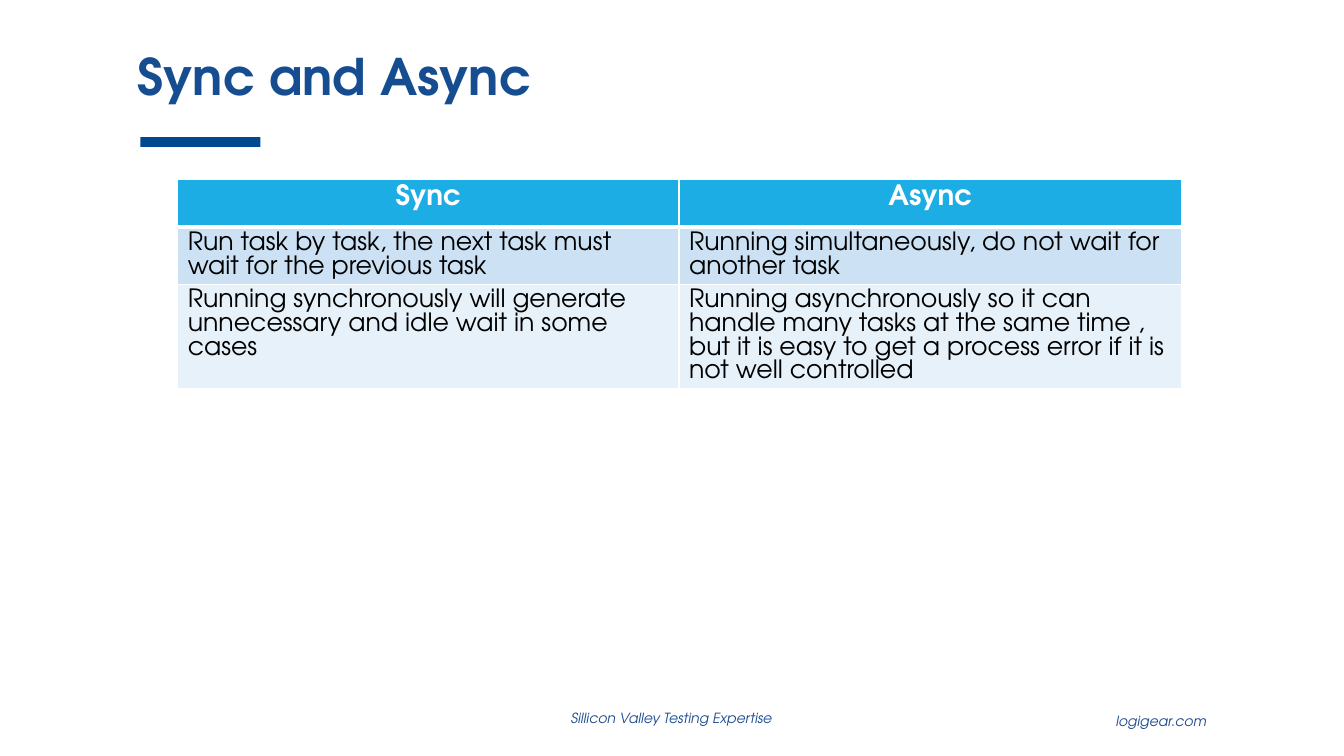
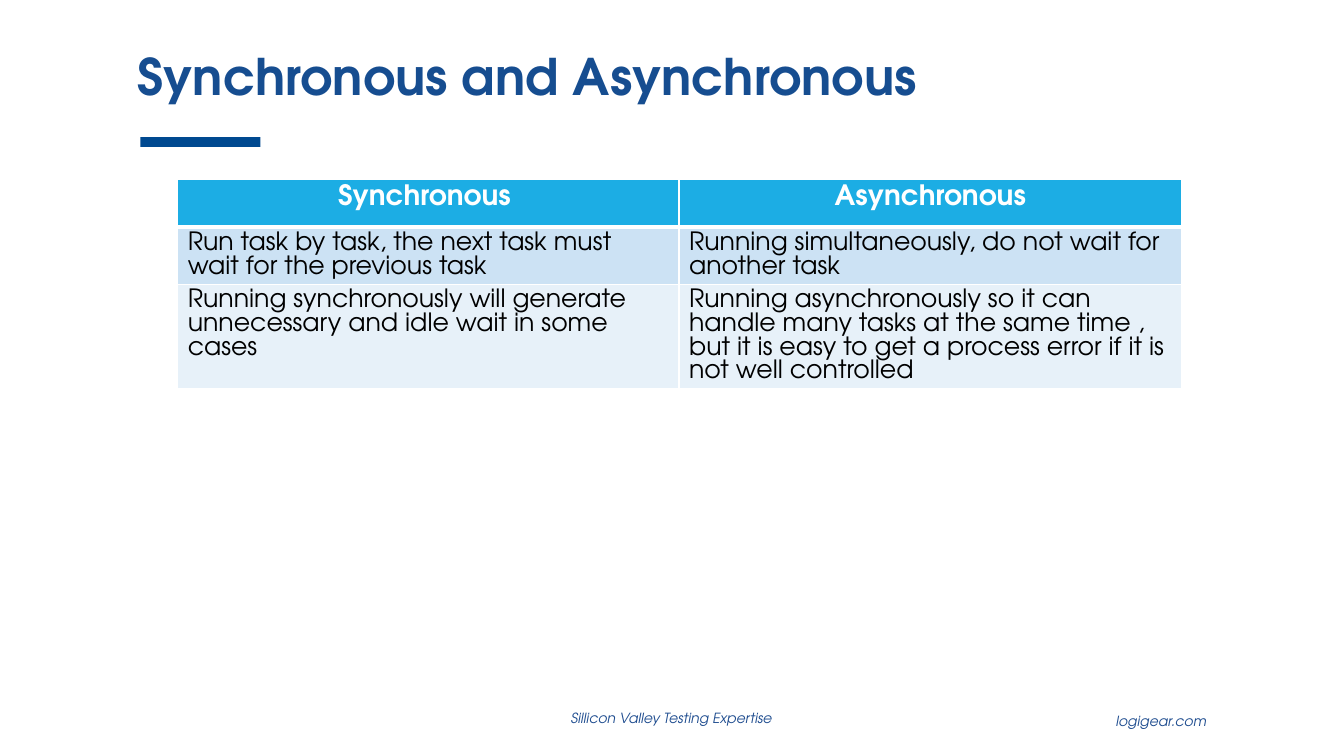
Before and after one commit to thewalldao/ICT_PROTRACTOR, a slide deck: slide 4 of Document/Study_document/inContact.pptx. Drawn at 1344x756 pixels with LibreOffice and Linux fonts; fonts in the diff are those of the drawing; background and template pictures are left out. Boxes give left, top, right and bottom in pixels: in the first picture for what was removed or moved away, otherwise in the second. Text is boxed around its words. In the diff, an @@ line names an element or a change of style, - is before the commit and + after.

```diff
--- a/Document/Study_document/inContact.pptx
+++ b/Document/Study_document/inContact.pptx
@@ title at [137,57,917,105]: text changed @@
-Sync and Async
+Synchronous and Asynchronous
@@ table at [177,179,1182,429] @@
-row 1, column 1: Sync
+row 1, column 1: Synchronous
-row 1, column 2: Async
+row 1, column 2: Asynchronous
```
Also in this commit, not shown: 2 other slides changed, 4 slides added, 2 other files.
